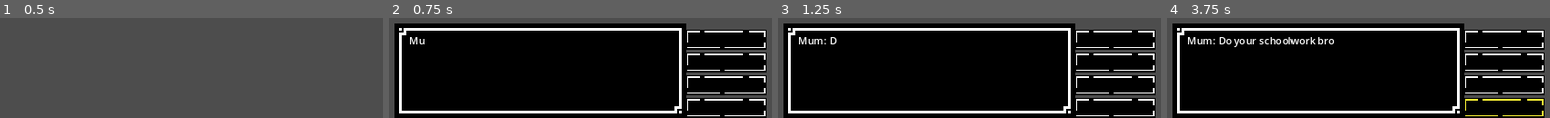
Above: before the commit, frames 1-4 (left to right).
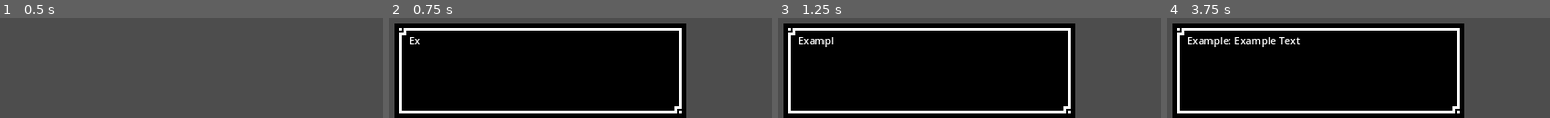
Above: after the commit, the same moments.

Repository: Ch3ster8/Assignment_1
Game: Godot game, scene res://Test.tscn
Two runs of this game, one before a commit and one after it. Both use one fixed random seed, a clock stepped at 60 frames per second and the inputs below.
Inputs (mouse positions are in pixels of both pictures, inside the frame that each line leads up to):
- Up to frame 1 (0.5 s): no input
- Up to frame 2 (0.75 s): tap Enter at 0.5 s; tap E (e) at 0.6 s
- Up to frame 3 (1.25 s): no input
- Up to frame 4 (3.75 s): click (1504, 40) at 1.27 s; click (1504, 62) at 2.02 s; click (1504, 85) at 2.77 s; click (1504, 108) at 3.52 s

Frame 1 is identical in both runs. In frame 2, 17% of the frame differs, in the area x 5-99%, y 11-100%; in frame 3, 17%; in frame 4, 18%.

Commit message:
Questions work
Buttons get created with correct text and selecting an option will go down the right path and ignore all other paths, there is an issue with "focus" on the buttons so using the arrow keys is not a viable option to select options right now

Diff:
--- a/Scene/dialogue_scene.tscn
+++ b/Scene/dialogue_scene.tscn
@@ -1,14 +1,14 @@
-[gd_scene load_steps=6 format=3 uid="uid://bmf1kbflnlb7x"]
+[gd_scene load_steps=4 format=3 uid="uid://bmf1kbflnlb7x"]
 
 [ext_resource type="Script" path="res://Script/dialogue_scene.gd" id="1_f46np"]
 [ext_resource type="Texture2D" uid="uid://c7wgdaoijb7e" path="res://Assets/Personal/TextBackround.png" id="2_mlsoj"]
-[ext_resource type="Texture2D" uid="uid://dwlo10hsvv45p" path="res://Assets/Personal/ButtonBackround.png" id="3_rj4fo"]
-[ext_resource type="Texture2D" uid="uid://m0djx0ok4v53" path="res://Assets/Personal/ButtonBackround_Selected.png" id="4_hceem"]
-[ext_resource type="Texture2D" uid="uid://i1lm0eb6e5jw" path="res://Assets/Personal/ButtonBackround_Hovered.png" id="5_ua3yj"]
+[ext_resource type="PackedScene" uid="uid://6f2ywu6pcuvh" path="res://Scene/option_button.tscn" id="3_wjgev"]
 
-[node name="DialogueScene" type="CanvasLayer" node_paths=PackedStringArray("label")]
+[node name="DialogueScene" type="CanvasLayer" node_paths=PackedStringArray("label", "button_holder")]
 script = ExtResource("1_f46np")
 label = NodePath("Label")
+button_holder = NodePath("VFlowContainer")
+button_scene = ExtResource("3_wjgev")
 
 [node name="TextureRect" type="TextureRect" parent="."]
 anchors_preset = 7
@@ -48,41 +48,3 @@
 grow_horizontal = 0
 grow_vertical = 0
 alignment = 2
-
-[node name="TextureButton" type="TextureButton" parent="VFlowContainer"]
-custom_minimum_size = Vector2(127, 32)
-layout_mode = 2
-focus_neighbor_top = NodePath("../TextureButton4")
-texture_normal = ExtResource("3_rj4fo")
-texture_pressed = ExtResource("4_hceem")
-texture_hover = ExtResource("5_ua3yj")
-texture_focused = ExtResource("5_ua3yj")
-stretch_mode = 4
-
-[node name="TextureButton2" type="TextureButton" parent="VFlowContainer"]
-custom_minimum_size = Vector2(127, 32)
-layout_mode = 2
-texture_normal = ExtResource("3_rj4fo")
-texture_pressed = ExtResource("4_hceem")
-texture_hover = ExtResource("5_ua3yj")
-texture_focused = ExtResource("5_ua3yj")
-stretch_mode = 4
-
-[node name="TextureButton3" type="TextureButton" parent="VFlowContainer"]
-custom_minimum_size = Vector2(127, 32)
-layout_mode = 2
-texture_normal = ExtResource("3_rj4fo")
-texture_pressed = ExtResource("4_hceem")
-texture_hover = ExtResource("5_ua3yj")
-texture_focused = ExtResource("5_ua3yj")
-stretch_mode = 4
-
-[node name="TextureButton4" type="TextureButton" parent="VFlowContainer"]
-custom_minimum_size = Vector2(127, 32)
-layout_mode = 2
-focus_neighbor_bottom = NodePath("../TextureButton")
-texture_normal = ExtResource("3_rj4fo")
-texture_pressed = ExtResource("4_hceem")
-texture_hover = ExtResource("5_ua3yj")
-texture_focused = ExtResource("5_ua3yj")
-stretch_mode = 4
--- /dev/null
+++ b/Scene/option_button.tscn
@@ -0,0 +1,43 @@
+[gd_scene load_steps=9 format=3 uid="uid://6f2ywu6pcuvh"]
+
+[ext_resource type="FontFile" uid="uid://dl8b4w37lurif" path="res://Assets/Outsourced/Minecraft.ttf" id="1_n3dxs"]
+[ext_resource type="Texture2D" uid="uid://dwlo10hsvv45p" path="res://Assets/Personal/ButtonBackround.png" id="2_702l6"]
+[ext_resource type="Texture2D" uid="uid://i1lm0eb6e5jw" path="res://Assets/Personal/ButtonBackround_Hovered.png" id="3_e5kn2"]
+[ext_resource type="Texture2D" uid="uid://m0djx0ok4v53" path="res://Assets/Personal/ButtonBackround_Selected.png" id="4_0lvtg"]
+
+[sub_resource type="StyleBoxTexture" id="StyleBoxTexture_iedte"]
+texture = ExtResource("2_702l6")
+texture_margin_left = 5.0
+texture_margin_top = 5.0
+texture_margin_right = 5.0
+texture_margin_bottom = 2.0
+
+[sub_resource type="StyleBoxTexture" id="StyleBoxTexture_dq65g"]
+texture = ExtResource("3_e5kn2")
+texture_margin_left = 5.0
+texture_margin_top = 5.0
+texture_margin_right = 5.0
+texture_margin_bottom = 2.0
+
+[sub_resource type="StyleBoxTexture" id="StyleBoxTexture_abp0g"]
+texture = ExtResource("4_0lvtg")
+texture_margin_left = 5.0
+texture_margin_top = 5.0
+texture_margin_right = 5.0
+texture_margin_bottom = 2.0
+
+[sub_resource type="StyleBoxTexture" id="StyleBoxTexture_sko4n"]
+texture = ExtResource("3_e5kn2")
+texture_margin_left = 5.0
+texture_margin_top = 5.0
+texture_margin_right = 5.0
+texture_margin_bottom = 2.0
+
+[node name="OptionButton" type="Button"]
+theme_override_fonts/font = ExtResource("1_n3dxs")
+theme_override_font_sizes/font_size = 32
+theme_override_styles/normal = SubResource("StyleBoxTexture_iedte")
+theme_override_styles/hover = SubResource("StyleBoxTexture_dq65g")
+theme_override_styles/pressed = SubResource("StyleBoxTexture_abp0g")
+theme_override_styles/focus = SubResource("StyleBoxTexture_sko4n")
+text = "Example Button"
--- a/Script/Dialogue.gd
+++ b/Script/Dialogue.gd
@@ -2,6 +2,8 @@
 @export var dialogueScene : PackedScene
 var instance
 var dialogue_text
+var skip_lines = []
+var reloop = true
 func _process(delta):
 	if Input.is_action_just_pressed("e"):
 		load_tree("res://TestTree.txt")
@@ -14,13 +16,36 @@
 	var prev_line
 	for line_num in range(text.values().size()):
 		var line = text.values()[line_num]
+		if skip_lines.has(line_num):
+			prev_line = line
+			continue
 		var next_line
 		if text.values().size() > line_num + 1:
 			next_line = text.values()[line_num + 1]
 			if next_line == "":
 				next_line = null
 		if line != "":
-			if line[0] == "-":
+			if prev_line:
+				if skip_lines.has(line_num-1):
+					if line.count("	") >= prev_line.count("	"):
+						skip_lines.append(line_num)
+						prev_line = line
+						continue
+					else:
+						var inverse_array = skip_lines.duplicate()
+						inverse_array.reverse()
+						var prev_num = line_num
+						for x in inverse_array:
+							if x == prev_num-1:
+								prev_num-=1
+							else:
+								break
+						if line.count("	") >= text.values()[prev_num].count("	"):
+							skip_lines.append(line_num)
+							prev_line = line
+							continue
+			var charLine = line.replace("	", "")
+			if charLine[0] == "-":
 				character = line.replace("-", "")
 				character = character.replace("	", "")
 			elif character:
@@ -28,7 +53,8 @@
 					if line.count("	") == prev_line.count("	"):
 						await say_line(character, line, line_num, text)
 					elif line.count("	") == prev_line.count("	") + 1:
-						if prev_line[0] == "-":
+						charLine = prev_line.replace("	", "")
+						if charLine[0] == "-":
 							await say_line(character, line, line_num, text)
 				else:
 					await say_line(character, line, line_num, text)
@@ -43,7 +69,6 @@
 		else:
 			var indent_ammount = line.count("	") + 1
 			var options = {}
-			var next_line
 			await dialogue_text.line_finished
 			for new_line_num in range(text.values().size()):
 				if new_line_num <= line_num:
@@ -53,9 +78,14 @@
 					break
 				if line.count("	") == indent_ammount:
 					options[new_line_num] = line
+					skip_lines.append(new_line_num)
 				elif line.count("	") < indent_ammount:
 					break
-			print(options)
+			for option in options:
+				options[option] = options[option].replace("	", "")
+			dialogue_text.load_options(options)
+			await dialogue_text.next_line
+
 func load_file(filename):
 	var result = {}
 	var file = FileAccess.open(filename, FileAccess.READ)
--- a/Script/dialogue_scene.gd
+++ b/Script/dialogue_scene.gd
@@ -1,5 +1,7 @@
 extends CanvasLayer
 @export var label : Label
+@export var button_holder : VFlowContainer
+@export var button_scene : PackedScene
 var text
 signal next_line
 signal line_finished
@@ -18,6 +20,27 @@
 				await get_tree().create_timer(0.1).timeout
 		isline_finished = true
 		emit_signal("line_finished")
+
+func load_options(options):
+	isline_finished = false
+	var buttons = []
+	for option in options:
+		var instance = button_scene.instantiate() as Button
+		button_holder.add_child(instance)
+		instance.text = options[option]
+		buttons.append(instance)
+		instance.pressed.connect(select.bind(option, buttons))
+	buttons[0].focus_neighbor_bottom = buttons[-1].get_path()
+	buttons[-1].focus_neighbor_top = buttons[0].get_path()
+	buttons[0].grab_focus()
+	await selected
+
+func select(option, buttons):
+	for x in buttons:
+		x.queue_free()
+	Dialogue.skip_lines.remove_at(Dialogue.skip_lines.find(option))
+	emit_signal("next_line")
+
 func _process(delta):
 	if Input.is_action_just_pressed("space"):
 		if isline_finished:
Binary file added: Assets/Outsourced/Minecraft.ttf
Not shown, added: Assets/Outsourced/Minecraft.ttf.import
Not shown, changed: TestTree.txt
Not shown, changed: README.md
